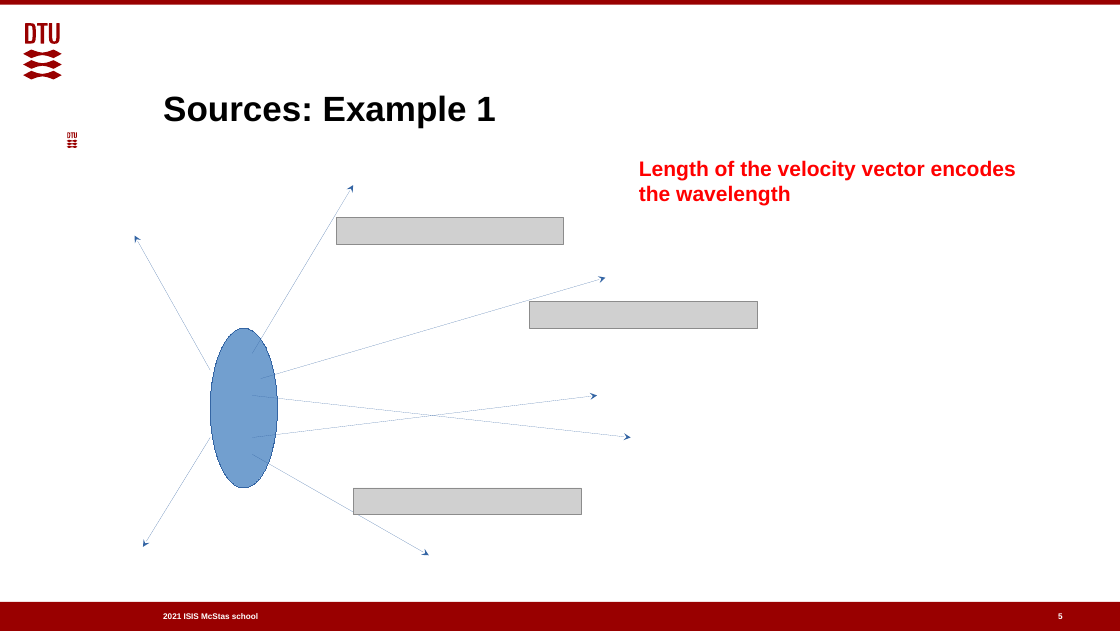
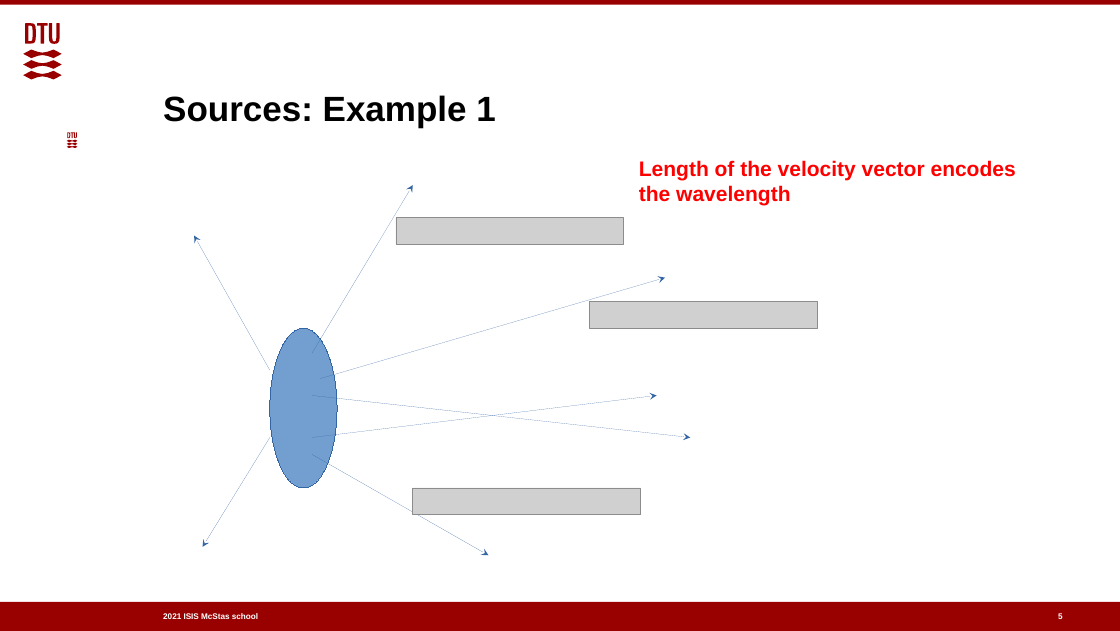
Before and after one commit to McStasMcXtrace/Schools, a slide deck: slide 5 of ISIS_April_2021/Tuesday_April_13th/2_Component_basics/2_Sources_and_Monitors.odp. Drawn at 1120x631 pixels with LibreOffice and Linux fonts; fonts in the diff are those of the drawing; grey boxes stand for pictures; background and template pictures are left out. Boxes give left, top, right and bottom in pixels: in the first picture for what was removed or moved away, otherwise in the second. Text is boxed around its words. In the diff, an @@ line names an element or a change of style, - is before the commit and + after.

```diff
--- a/ISIS_April_2021/Tuesday_April_13th/2_Component_basics/2_Sources_and_Monitors.odp
+++ b/ISIS_April_2021/Tuesday_April_13th/2_Component_basics/2_Sources_and_Monitors.odp
@@ 7 arrows, 3 pictures, 1 ellipse: place and size @@
-7 arrows, 3 pictures, 1 ellipse at (135, 185, 758, 555)
+7 arrows, 3 pictures, 1 ellipse at (194, 185, 817, 555)
```
Also in this commit, not shown: 4 other slides changed, 1 other file.
